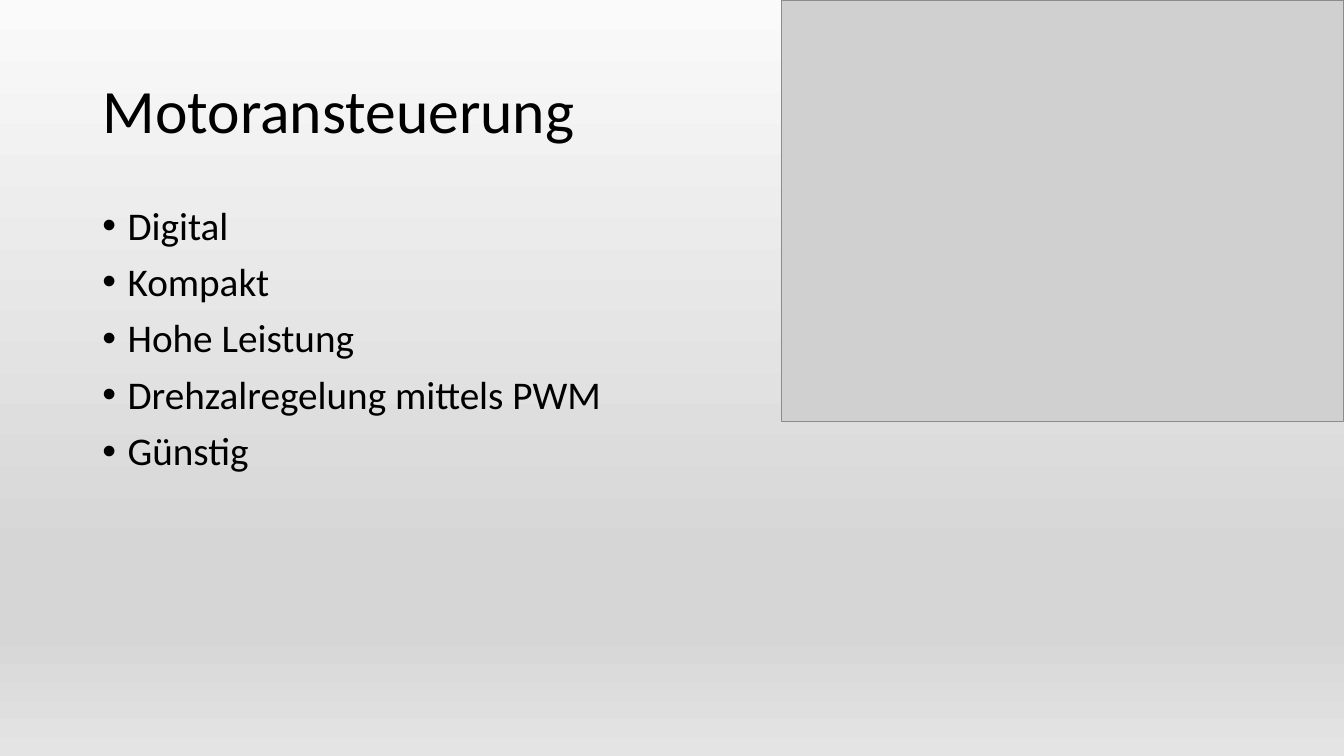
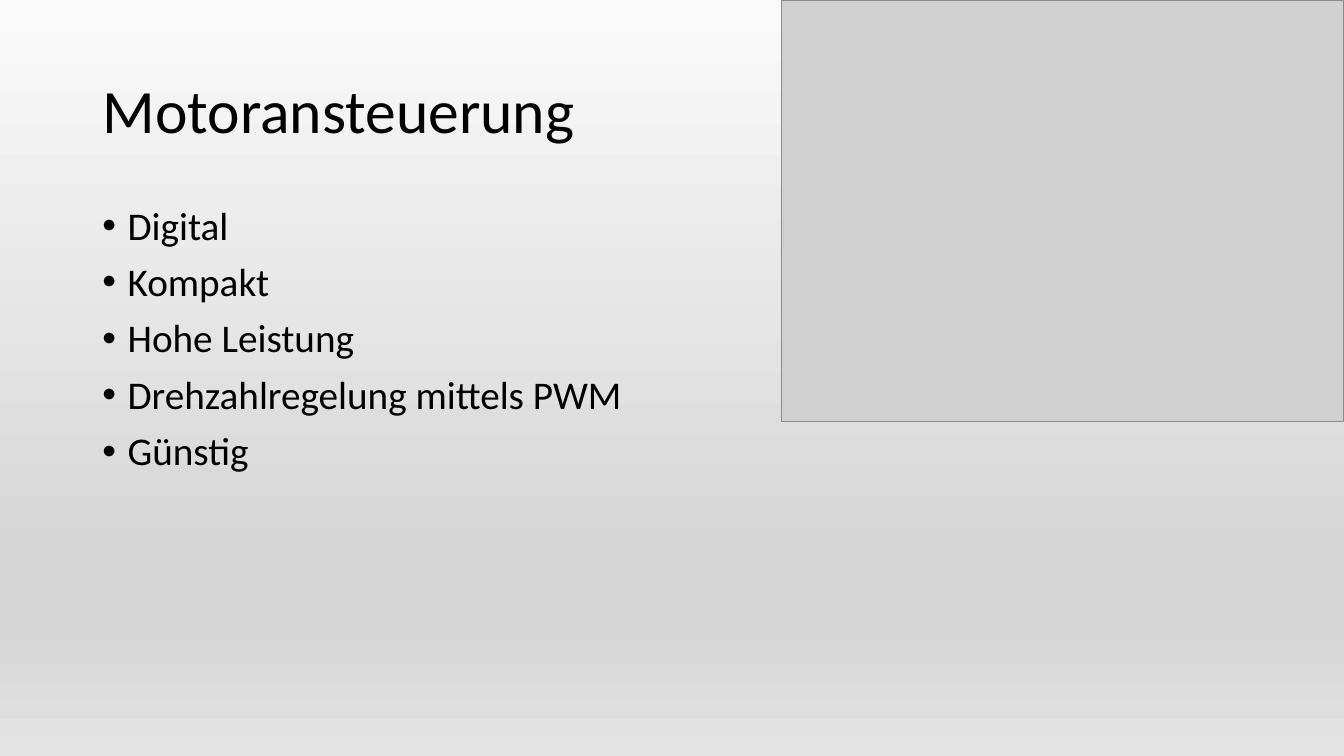
Before and after one commit to Katzenfuetterungsanlage/fuettr_prototype, a slide deck: slide 6 of Diplomarbeit/Powerpoint/Wolf.pptx. Drawn at 1344x756 pixels with LibreOffice and Linux fonts; fonts in the diff are those of the drawing; grey boxes stand for pictures. Boxes give left, top, right and bottom in pixels: in the first picture for what was removed or moved away, otherwise in the second. Text is boxed around its words. In the diff, an @@ line names an element or a change of style, - is before the commit and + after.

```diff
--- a/Diplomarbeit/Powerpoint/Wolf.pptx
+++ b/Diplomarbeit/Powerpoint/Wolf.pptx
@@ text at [128,381,622,416]: text changed @@
-• Drehzalregelung mittels PWM
+• Drehzahlregelung mittels PWM
```
Also in this commit, not shown: 1 other slide changed, 4 other files.
